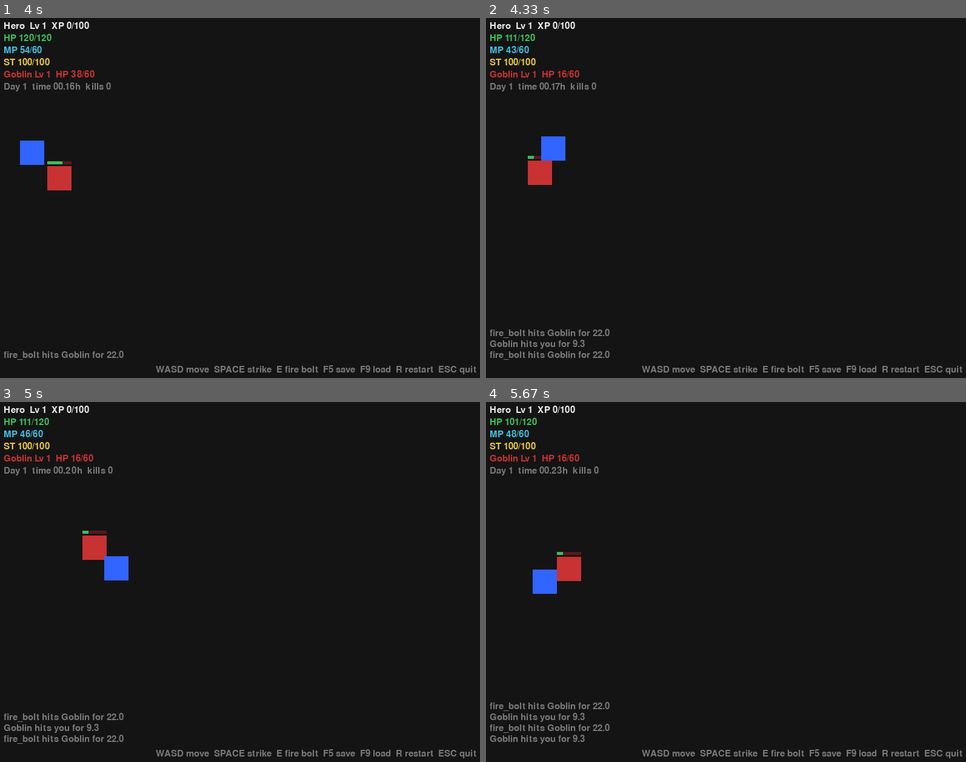
Above: before the commit, frames 1-4 (two rows, left to right).
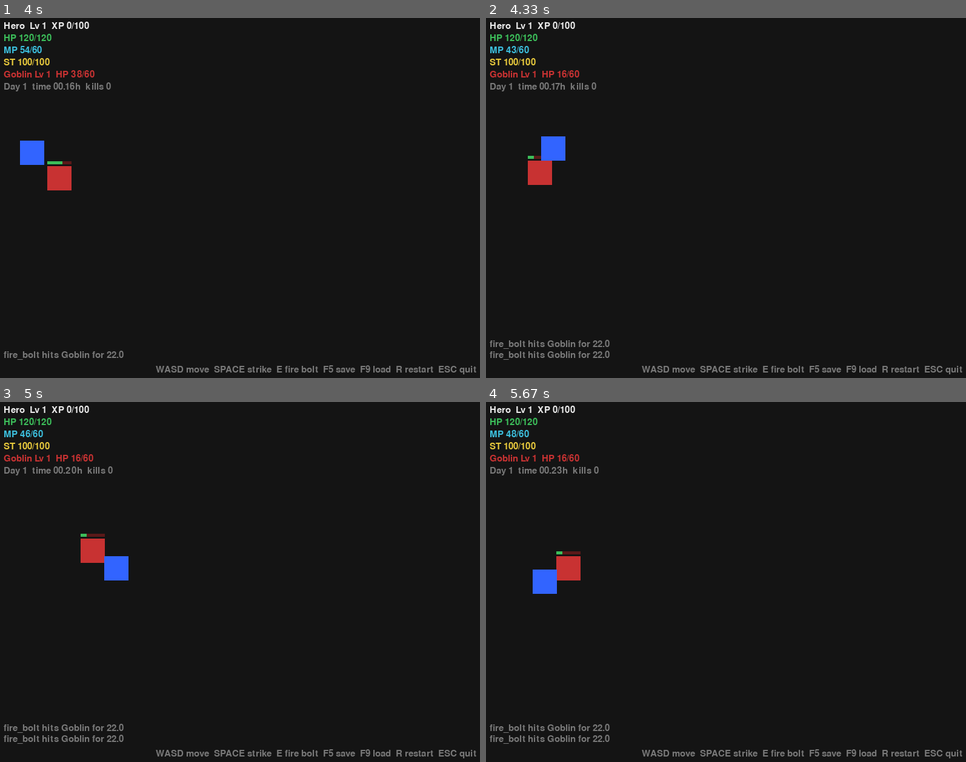
Above: after the commit, the same moments.

Repository: st10490392/magical-conquest-
Game: pygame game, started from main.py
The game is run twice, just before and just after one commit, with the same random seed, the same clock (stepped at 60 frames per second) and the same inputs.
Inputs:
- Up to frame 1 (4 s): tap Space at 0.33 s; hold D 0.67-1.13 s; hold W 1.17-1.47 s; hold A 2-2.53 s; tap E at 2.57, 3.05 s; hold S 2.9-3.2 s; hold A 3.23-3.63 s; hold W from 3.67 s (still down)
- Up to frame 2 (4.33 s): release W at 4.03 s; hold D from 4.07 s (still down); tap E at 4.22 s
- Up to frame 3 (5 s): release D at 4.7 s; hold S from 4.73 s (still down)
- Up to frame 4 (5.67 s): release S at 5.1 s; hold A 5.13-5.6 s; hold D from 5.63 s (still down)

Frame 1 is identical in both runs. In frame 2, 0.6% of the frame differs, in the area x 0-26%, y 4-92%; in frame 3, 0.8%; in frame 4, 0.8%, in the area x 0-26%, y 4-95%.

Commit message:
feat: telegraph goblin attacks for parry and dodge timing

Diff:
--- a/game/entities/enemy.py
+++ b/game/entities/enemy.py
@@ -8,7 +8,7 @@
 from enum import Enum
 from typing import Optional
 
-from game.core.combat import Attack, AttackResult, Cooldown, DamageType, try_attack
+from game.core.combat import Attack, AttackResult, Cooldown, DamageType, attack_interval, resolve_attack, try_attack
 from game.core.entity import Entity
 from game.core.stats import Stats
 from game.core.vector import Vec2
@@ -22,6 +22,10 @@
     reach=50.0,
     cooldown=1.0,
 )
+
+# Telegraph before each claw so parry/dodge timing can be learned.
+# PROTOTYPE VALUE - NON-FINAL.
+GOBLIN_WINDUP = 0.35
 
 GOBLIN_GROWTH = StatGrowth(
     max_health=10.0,
@@ -38,6 +42,7 @@
 class EnemyState(str, Enum):
     IDLE = "idle"
     CHASING = "chasing"
+    WINDUP = "windup"  # telegraphing an attack; the moment to parry/dodge
     ATTACKING = "attacking"
     DEAD = "dead"
 
@@ -53,28 +58,54 @@
         xp_reward: int = 50,
         entity_id: Optional[str] = None,
         position: Optional[Vec2] = None,
+        windup: float = 0.0,
     ) -> None:
         super().__init__(name, stats, level=level, entity_id=entity_id, position=position)
+        if windup < 0:
+            raise ValueError("windup must not be negative")
         self.attack = attack
+        self.windup = windup
+        self.windup_remaining = 0.0
         self.aggro_range = aggro_range
         self.xp_reward = xp_reward
         self.state = EnemyState.IDLE
         self.attack_cooldown = Cooldown()
 
     def update(self, dt: float, target: Optional[Entity], world_time: Optional[float] = None) -> Optional[AttackResult]:
-        """Advance AI by ``dt`` seconds. Returns an attack result if it swung."""
+        """Advance AI by ``dt`` seconds. Returns an attack result if it swung.
+
+        With a ``windup``, the enemy telegraphs for that long, then strikes
+        whether or not the target is still in reach (a whiff still costs it
+        its cooldown).
+        """
         self.attack_cooldown.tick(dt)
+        self.defense.tick(dt)
         if not self.is_alive:
             self.state = EnemyState.DEAD
+            self.windup_remaining = 0.0
             return None
         if target is None or not target.is_alive:
             self.state = EnemyState.IDLE
+            self.windup_remaining = 0.0
             return None
+
+        if self.windup_remaining > 0:
+            self.windup_remaining -= dt
+            if self.windup_remaining > 0:
+                return None
+            self.windup_remaining = 0.0
+            self.state = EnemyState.ATTACKING
+            self.attack_cooldown.start(attack_interval(self.attack, self.stats.agility))
+            return resolve_attack(self, target, self.attack, world_time=world_time)
 
         distance = self.distance_to(target)
         if distance <= self.attack.reach:
             self.state = EnemyState.ATTACKING
             if self.attack_cooldown.ready:
+                if self.windup > 0:
+                    self.state = EnemyState.WINDUP
+                    self.windup_remaining = self.windup
+                    return None
                 return try_attack(self, target, self.attack, self.attack_cooldown, world_time)
             return None
         if distance <= self.aggro_range:
@@ -108,6 +139,7 @@
         GOBLIN_CLAW,
         level=level,
         aggro_range=500.0,
+        windup=GOBLIN_WINDUP,
         xp_reward=40 + 15 * (level - 1),
         position=position,
     )
--- a/tests/test_entities.py
+++ b/tests/test_entities.py
@@ -48,11 +48,15 @@
     def test_enemy_attacks_in_range_with_cooldown(self):
         player = Player("Aria", position=Vec2(0, 0))
         goblin = create_goblin(position=Vec2(30, 0))
-        first = goblin.update(0.016, player)
+        # MC-002: the goblin telegraphs (winds up) before each claw.
+        self.assertIsNone(goblin.update(0.016, player))
+        self.assertEqual(goblin.state, EnemyState.WINDUP)
+        first = goblin.update(goblin.windup, player)
         self.assertTrue(first.landed)
         self.assertLess(player.stats.health, player.stats.max_health)
         self.assertIsNone(goblin.update(0.016, player))  # still cooling down
-        second = goblin.update(goblin.attack.cooldown, player)
+        self.assertIsNone(goblin.update(goblin.attack.cooldown, player))  # next windup starts
+        second = goblin.update(goblin.windup, player)
         self.assertTrue(second.landed)
 
     def test_enemy_dies_through_combat(self):
